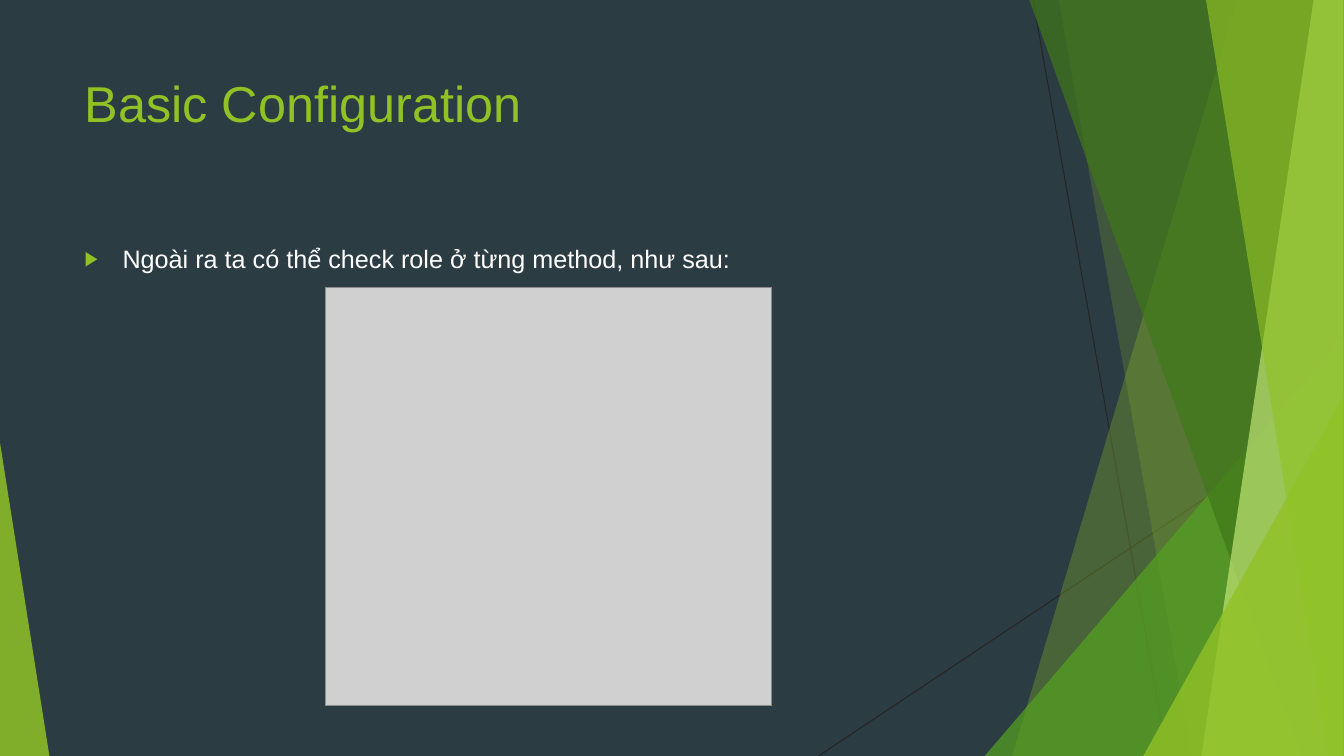
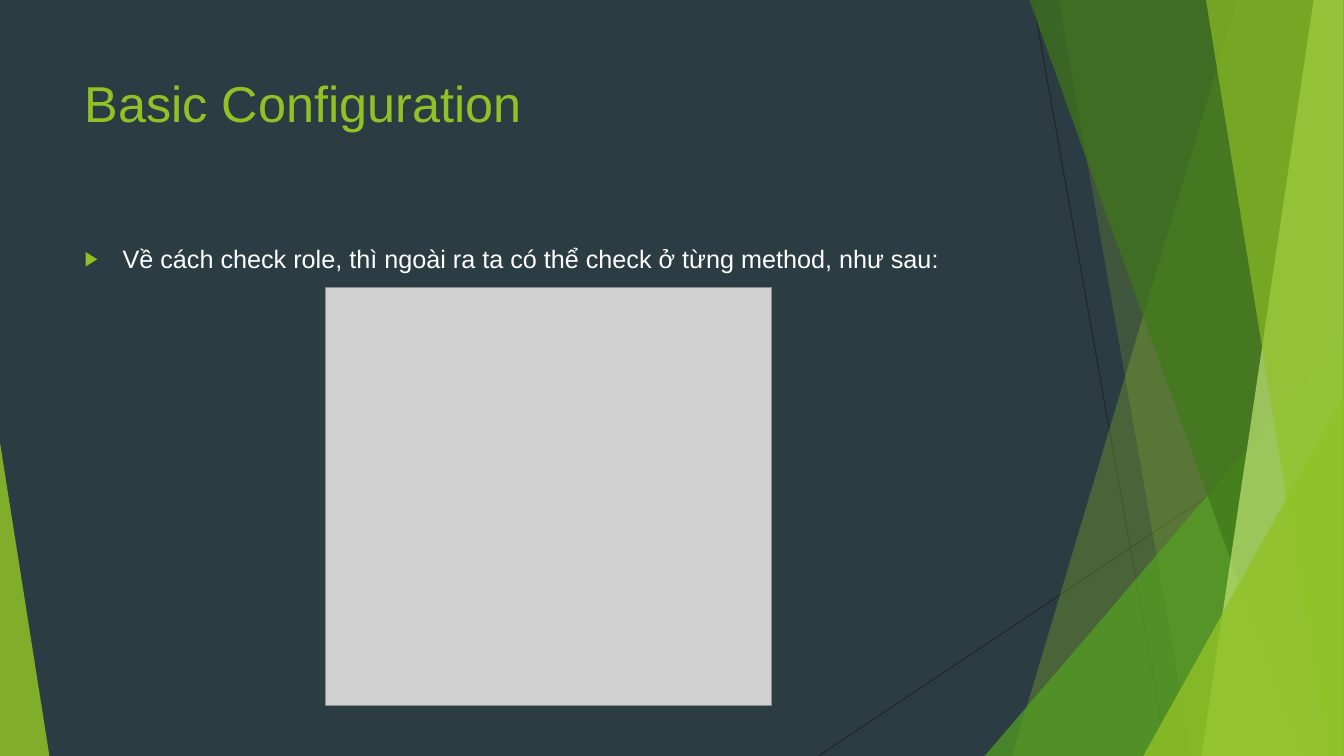
Before and after one commit to sobbingwind/SpringBoot, a slide deck: slide 34 of 09.Spring Security.pptx (slide 31 before the commit). Drawn at 1344x756 pixels with LibreOffice and Linux fonts; fonts in the diff are those of the drawing; grey boxes stand for pictures. Boxes give left, top, right and bottom in pixels: in the first picture for what was removed or moved away, otherwise in the second. Text is boxed around its words. In the diff, an @@ line names an element or a change of style, - is before the commit and + after.

```diff
--- a/09.Spring Security.pptx
+++ b/09.Spring Security.pptx
@@ text at (123, 248, 939, 274): text changed @@
-▶ Ngoài ra ta có thể check role ở từng method, như sau:
+▶ Về cách check role, thì ngoài ra ta có thể check ở từng method, như sau:
```
Also in this commit, not shown: 3 slides added.
